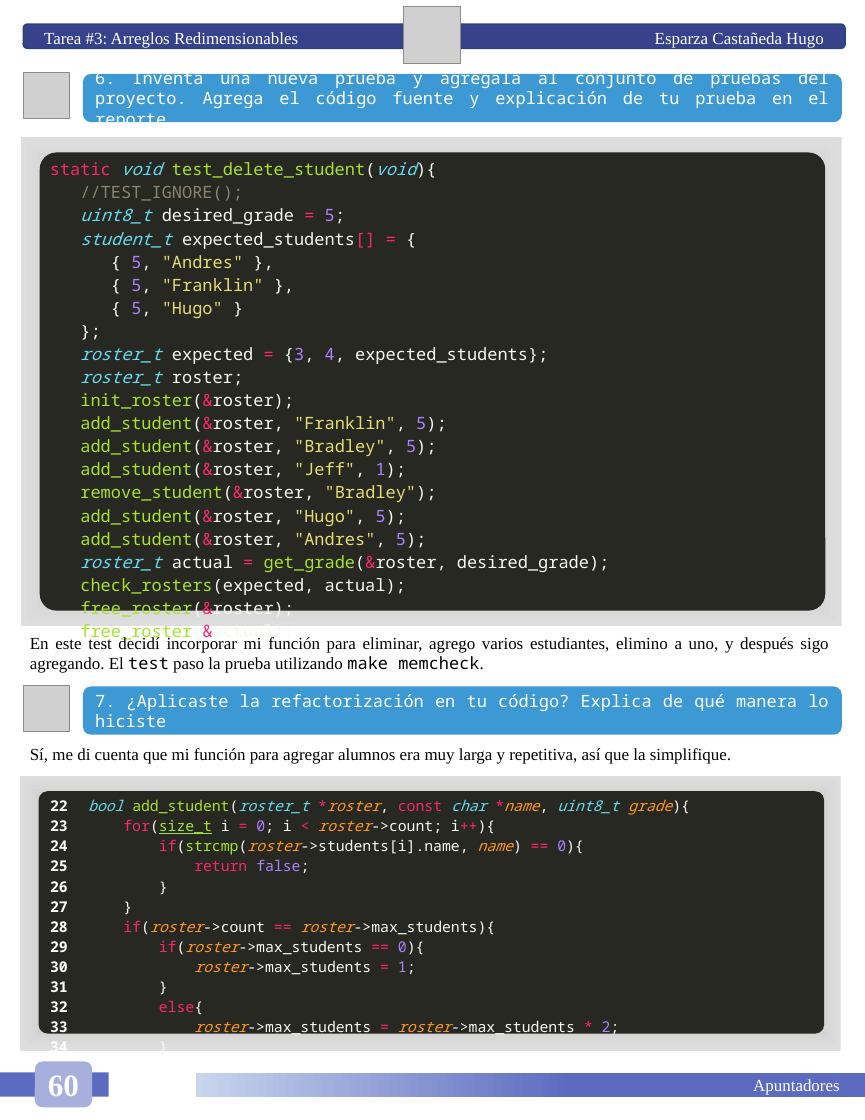
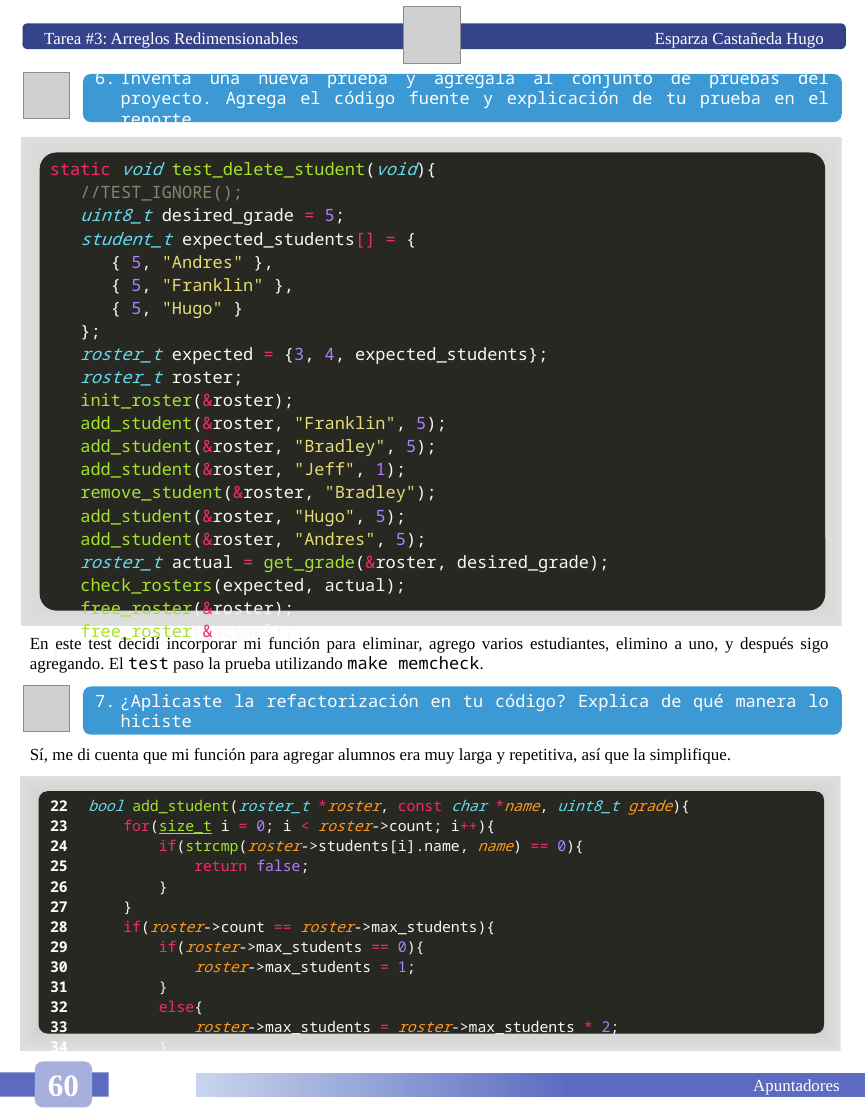
Before and after one commit to HugoEsparzaC/Libreta-Estructuras-II, a slide deck: slide 66 of Libreta Estructuras de Datos II.pptx. Drawn at 865x1120 pixels with LibreOffice and Linux fonts; fonts in the diff are those of the drawing; grey boxes stand for pictures. Boxes give left, top, right and bottom in pixels: in the first picture for what was removed or moved away, otherwise in the second. Text is boxed around its words. In the diff, an @@ line names an element or a change of style, - is before the commit and + after.

```diff
--- a/Libreta Estructuras de Datos II.pptx
+++ b/Libreta Estructuras de Datos II.pptx
@@ text in rounded rectangle at [121,68,829,130]: text changed @@
-6. Inventa una nueva prueba y agrégala al conjunto de pruebas del proyecto. Agrega el código fuente y explicación de tu prueba en el reporte.
+6. Inventa una nueva prueba y agrégala al conjunto de pruebas del proyecto. Agrega el código fuente y explicación de tu prueba en el reporte.
@@ text in rounded rectangle at [121,694,828,727]: text changed @@
-7. ¿Aplicaste la refactorización en tu código? Explica de qué manera lo hiciste
+7. ¿Aplicaste la refactorización en tu código? Explica de qué manera lo hiciste
```
Also in this commit, not shown: 13 other slides changed, 15 slides added, 1 other file.
